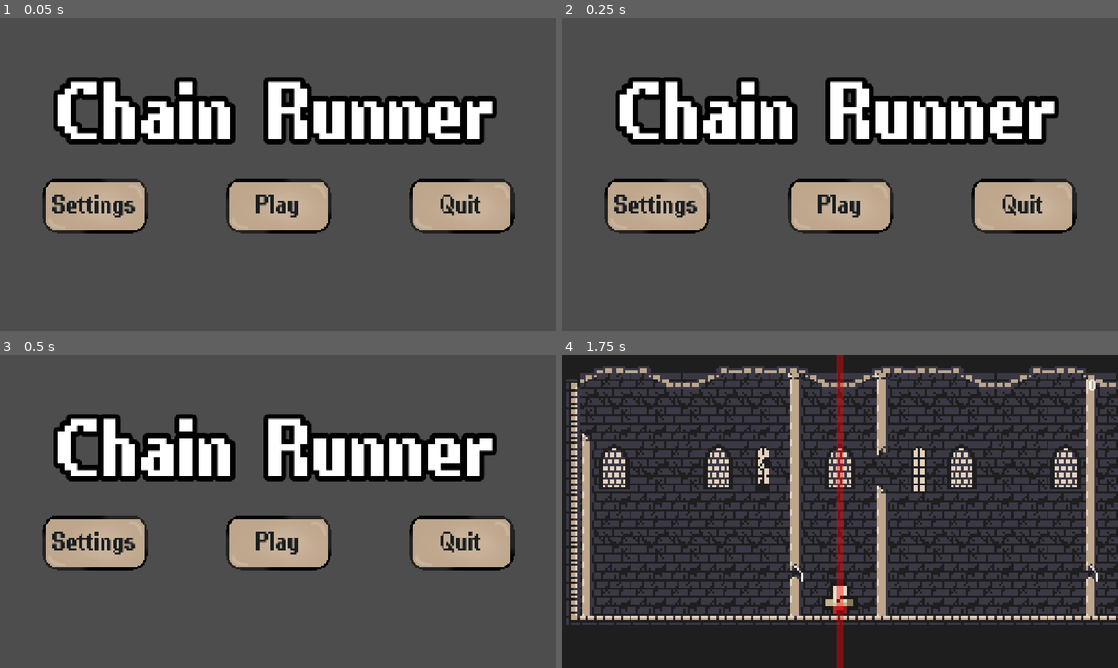
Above: before the commit, frames 1-4 (two rows, left to right).
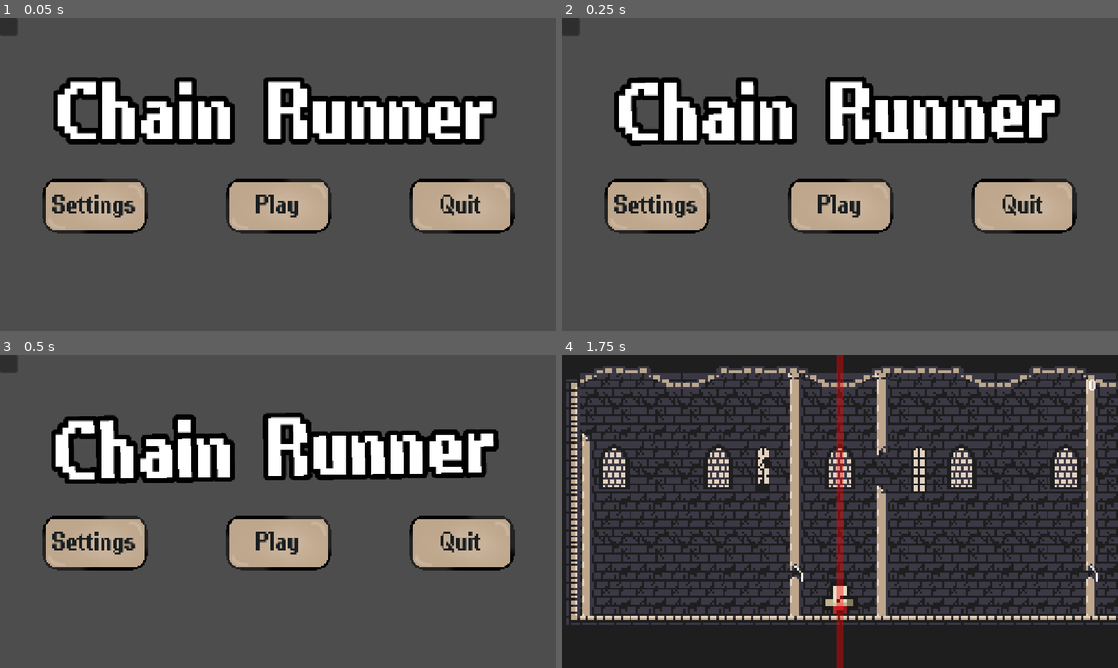
Above: after the commit, the same moments.

Repository: lucassillitoe/Steel_Jam_4_repo
Game: Godot game, scene res://Scenes/ui.tscn
Same seed, same stepped clock (60 frames per second), same inputs: the game is played once before the commit and once after it.
Inputs (mouse positions are in pixels of both pictures, inside the frame that each line leads up to):
- Up to frame 1 (0.05 s): no input
- Up to frame 2 (0.25 s): no input
- Up to frame 3 (0.5 s): no input
- Up to frame 4 (1.75 s): click "Play" at 0.5 s; tap Enter (Enter playback) at 1.25 s; move the mouse to (962, 495) at 1.27 s; hold D (Right) from 1.28 s (still down); tap Shift (Dash) at 1.35 s; click (962, 495) at 1.42 s; tap Space (Jump) at 1.52 s

The runs differ from the first frame. In frame 1, 0.6% of the frame differs, in the area x 0-89%, y 0-41%; in frame 2, 1.8%; in frame 3, 3.8%, in the area x 0-90%, y 0-42%; in frame 4, nothing differs.
Error after the commit: Parse Error: Expected expression for variable initial value after "=". (res://Scenes/death_screen.gd:16)

Commit message:
Re push things

Diff:
--- a/steel-jam-4/Scenes/death_screen.gd
+++ b/steel-jam-4/Scenes/death_screen.gd
@@ -13,7 +13,7 @@
 		_refresh()
 
 func _refresh() -> void:
-	var current_score := int(score_label.text)
+	var current_score :=
 	var highscore := int(SettingsManager.get_setting("GameStates", "Highscore"))
 	deathScore.text = score_label.text
 
--- a/steel-jam-4/Scenes/ui.tscn
+++ b/steel-jam-4/Scenes/ui.tscn
@@ -9,6 +9,7 @@
 [ext_resource type="Texture2D" uid="uid://ddtkh0j3pju7y" path="res://Assets/SliderBody.png" id="7_ok7cu"]
 [ext_resource type="AudioStream" uid="uid://dsx0wmlk815d7" path="res://Assets/Play.wav" id="8_mmixe"]
 [ext_resource type="AudioStream" uid="uid://btx38s3kdrkey" path="res://Assets/Select.wav" id="9_nt8jn"]
+[ext_resource type="PackedScene" uid="uid://d4jd0k8o0oehp" path="res://Scenes/Levels/Level_1.tscn" id="10_nt8jn"]
 
 [sub_resource type="LabelSettings" id="LabelSettings_tmtgh"]
 font = ExtResource("3_27fn8")
@@ -154,8 +155,8 @@
 anchor_right = 0.5
 offset_left = -506.5
 offset_top = 120.0
-offset_right = 506.51147
-offset_bottom = 326.00363
+offset_right = 506.5127
+offset_bottom = 326.00366
 grow_horizontal = 2
 pivot_offset_ratio = Vector2(0.5, 0.505)
 size_flags_horizontal = 4
@@ -690,6 +691,15 @@
 [node name="AnimationPlayer" type="AnimationPlayer" parent="." unique_id=1100238323]
 libraries/ = SubResource("AnimationLibrary_g0wmg")
 
+[node name="Container" type="PanelContainer" parent="." unique_id=2025003879]
+layout_mode = 0
+offset_right = 40.0
+offset_bottom = 40.0
+
+[node name="SubViewport" type="SubViewport" parent="Container" unique_id=697755838]
+
+[node name="Level1" parent="Container/SubViewport" unique_id=666054743 instance=ExtResource("10_nt8jn")]
+
 [connection signal="pressed" from="Main Menu/Settings" to="." method="_on_settings_pressed"]
 [connection signal="pressed" from="Main Menu/Play" to="." method="_on_play_pressed"]
 [connection signal="pressed" from="Main Menu/Quit" to="." method="_on_quit_pressed"]
--- a/steel-jam-4/Scripts/ui.gd
+++ b/steel-jam-4/Scripts/ui.gd
@@ -9,6 +9,7 @@
 var _just_started_listening := false
 
 func _ready() -> void:
+	$AnimationPlayer.play("Title")
 	_pending = SettingsManager.settings.duplicate(true)
 	_load_values_into_ui()
 	save_button.pressed.connect(_on_save)
